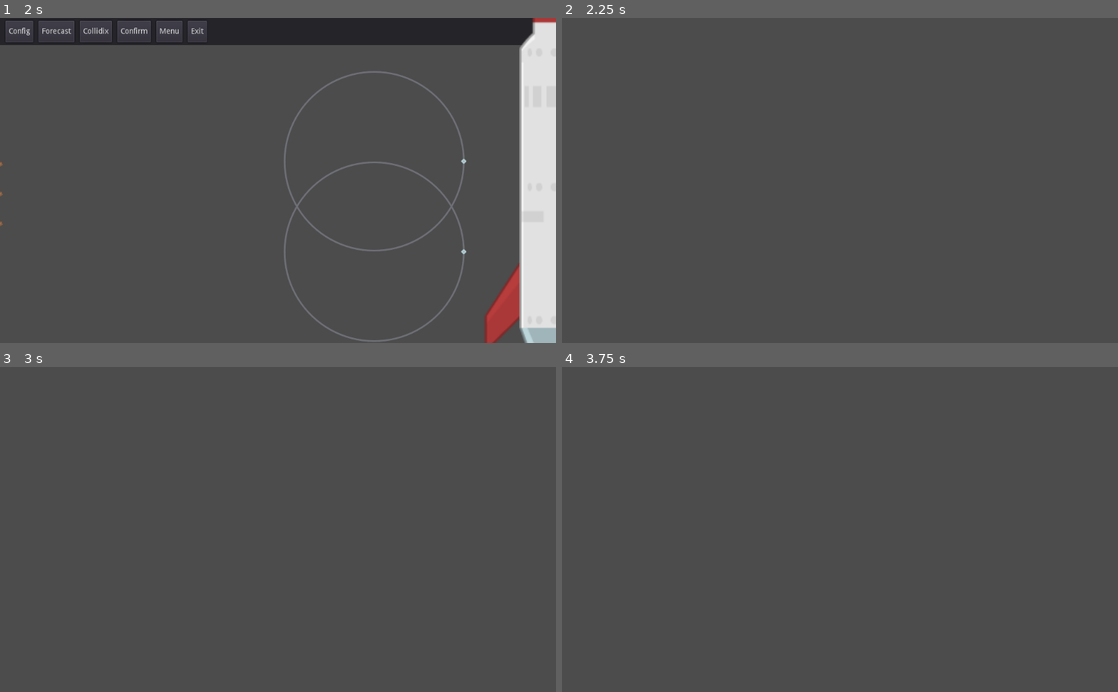
Above: before the commit, frames 1-4 (two rows, left to right).
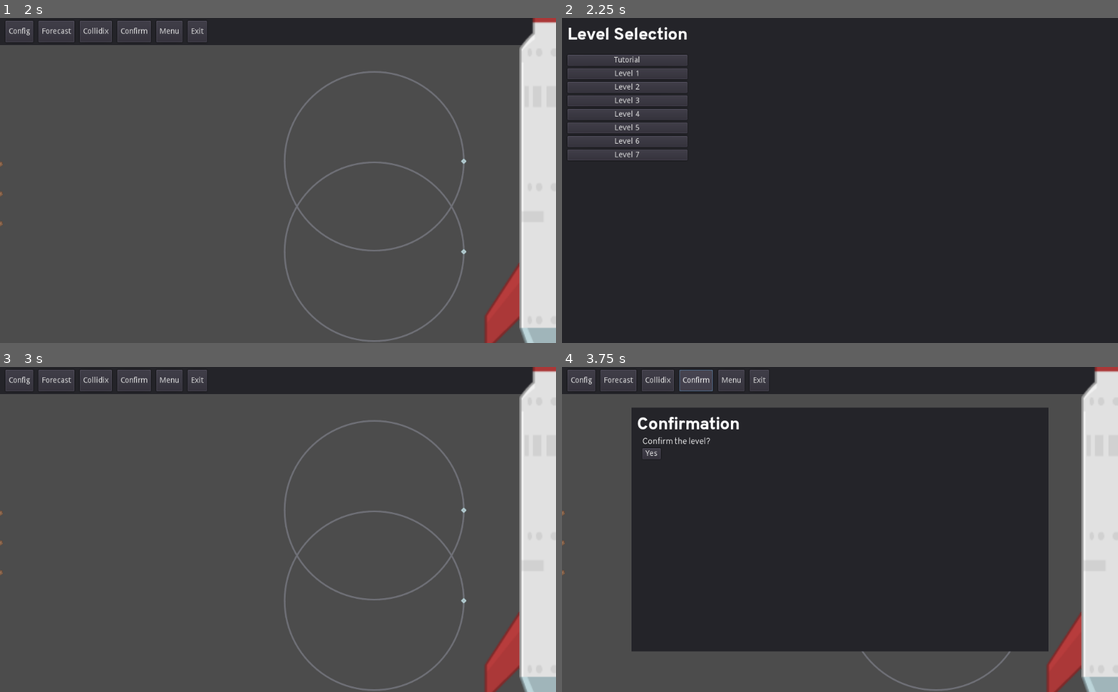
Above: after the commit, the same moments.

Repository: DrgnInventor/celestiarc
Game: Godot game, scene res://scenes/Base.tscn
Same seed, same stepped clock (60 frames per second), same inputs: the game is played once before the commit and once after it. The engine's default icon, where the game draws it, is replaced by a stand-in: a white triangle on a blue panel in a dark square.
Inputs (mouse positions are in pixels of both pictures, inside the frame that each line leads up to):
- Up to frame 1 (2 s): click "Play" at 0.5 s; click "Level 1" at 1.25 s
- Up to frame 2 (2.25 s): click "Menu" at 2 s
- Up to frame 3 (3 s): click (66, 422) at 2.75 s, where only the run after the commit has a clickable "Level 1"
- Up to frame 4 (3.75 s): click (695, 380) at 3.5 s, where only the run after the commit has a clickable "Confirm"

Frame 1 is identical in both runs. In frame 2, 95% of the frame differs, in the area x 0-100%, y 0-100%; in frame 3, 14%; in frame 4, 70%.
Error before the commit: Parse Error: The identifier "Dialogic" isn't declared in the current scope. (res://scripts/TutorialLevel.gd:3)

Commit message:
Menu Working

Diff:
--- a/scenes/Levels/Tutorial.tscn
+++ b/scenes/Levels/Tutorial.tscn
@@ -5,9 +5,3 @@
 
 [node name="Tutorial" instance=ExtResource( 1 )]
 script = ExtResource( 2 )
-
-[node name="RotatingPlatform" parent="RotatingPlatforms" index="0"]
-position = Vector2( 689.188, 264.478 )
-
-[node name="RotatingPlatform2" parent="RotatingPlatforms" index="1"]
-position = Vector2( 689.188, 431.474 )
--- a/scripts/BaseLevel.gd
+++ b/scripts/BaseLevel.gd
@@ -164,7 +164,6 @@
 
 
 func level_menu() -> void:
-	get_tree().current_scene.queue_free()
 	Globals.emit_signal("show_level_menu")
 
 
--- a/scripts/TutorialLevel.gd
+++ b/scripts/TutorialLevel.gd
@@ -1,5 +1,5 @@
 extends "res://scripts/BaseLevel.gd"
-
+"""
 var dialog = Dialogic.start("Tutorial")
 
 
@@ -50,3 +50,4 @@
 			Globals.emit_signal("change_platform_config", 0, "0.7023")
 		"configure_p2":
 			Globals.emit_signal("change_platform_config", 1, "5.5099")
+"""
